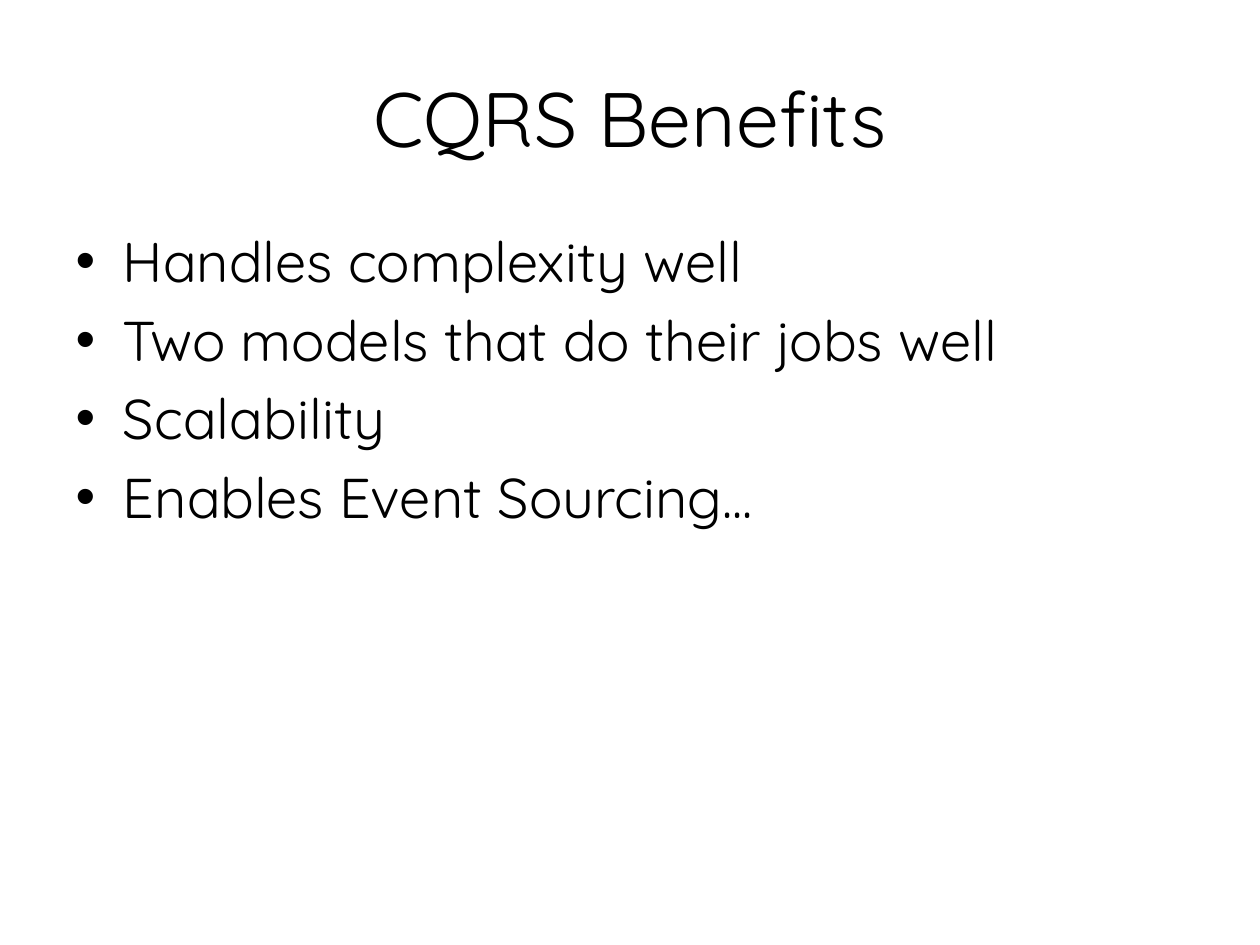
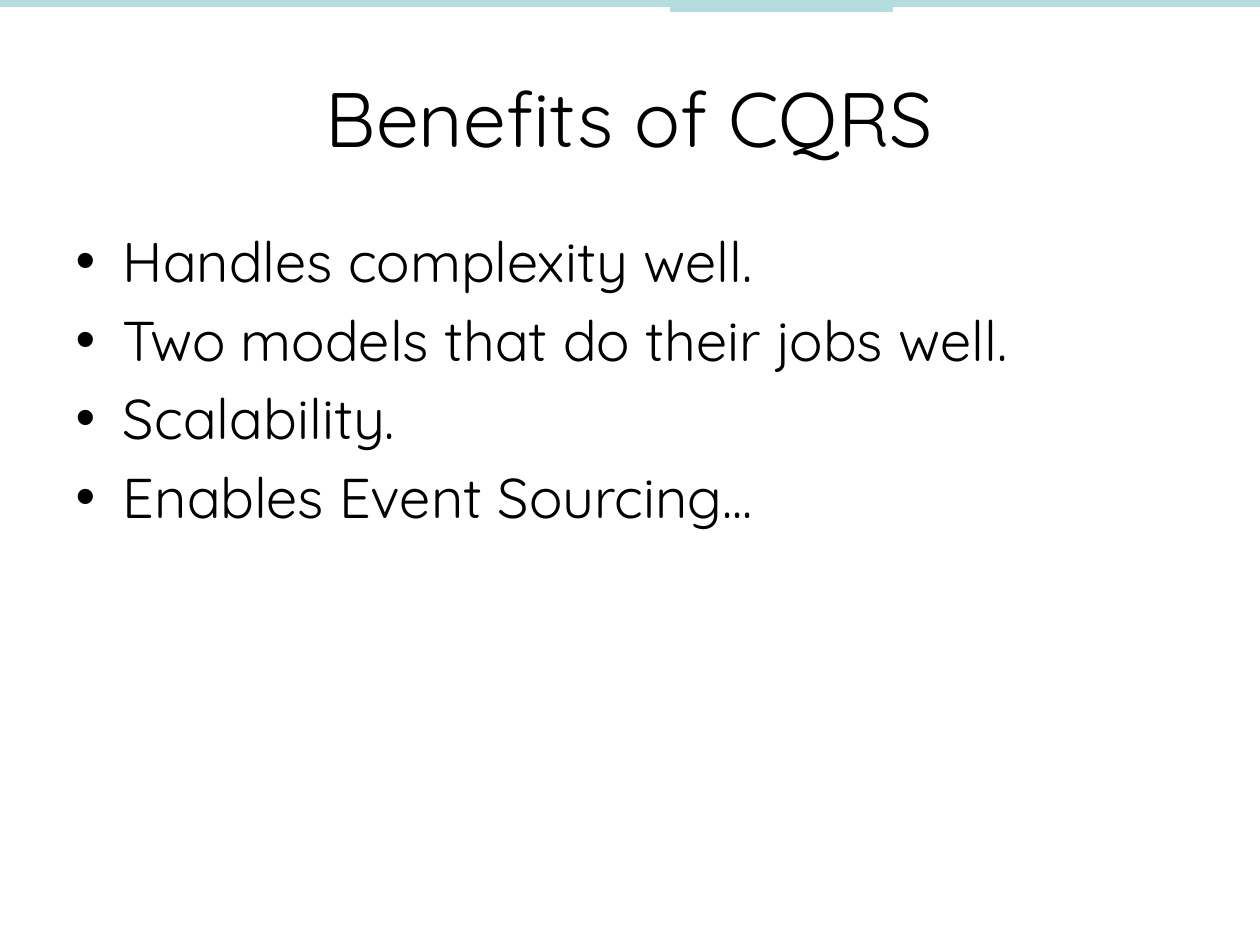
Before and after one commit to nbarnwell/OrderManagementSystem, a slide deck: slide 36 of DDD, CQRS and Event Sourcing.pptx (slide 38 before the commit). Drawn at 1260x945 pixels with LibreOffice and Linux fonts; fonts in the diff are those of the drawing. Boxes give left, top, right and bottom in pixels: in the first picture for what was removed or moved away, otherwise in the second. Text is boxed around its words. In the diff, an @@ line names an element or a change of style, - is before the commit and + after.

```diff
--- a/DDD, CQRS and Event Sourcing.pptx
+++ b/DDD, CQRS and Event Sourcing.pptx
@@ line added from (0, 4) to (1260, 4), #B6DCDF 4 pt @@
@@ line added from (669, 5) to (893, 5), #B6DCDF 8 pt @@
@@ title at (x1=326, y1=90, x2=933, y2=161): text changed @@
-CQRS Benefits
+Benefits of CQRS
@@ text at (x1=123, y1=240, x2=1007, y2=451): text changed @@
-• Handles complexity well
-• Two models that do their jobs well
-• Scalability
+• Handles complexity well.
+• Two models that do their jobs well.
+• Scalability.
```
Also in this commit, not shown: 37 other slides changed, 10 slides added, 10 slides removed, 10 other files.
